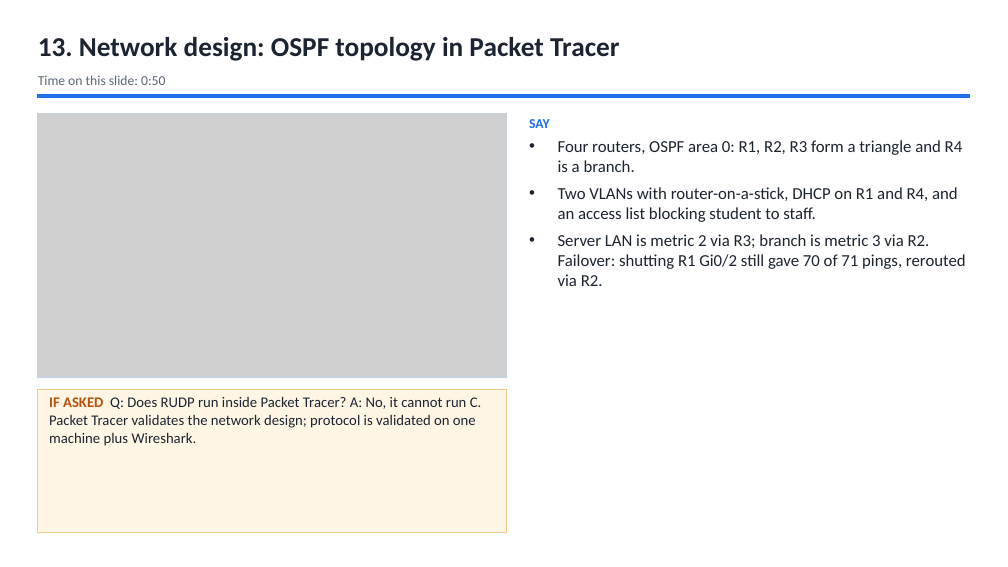
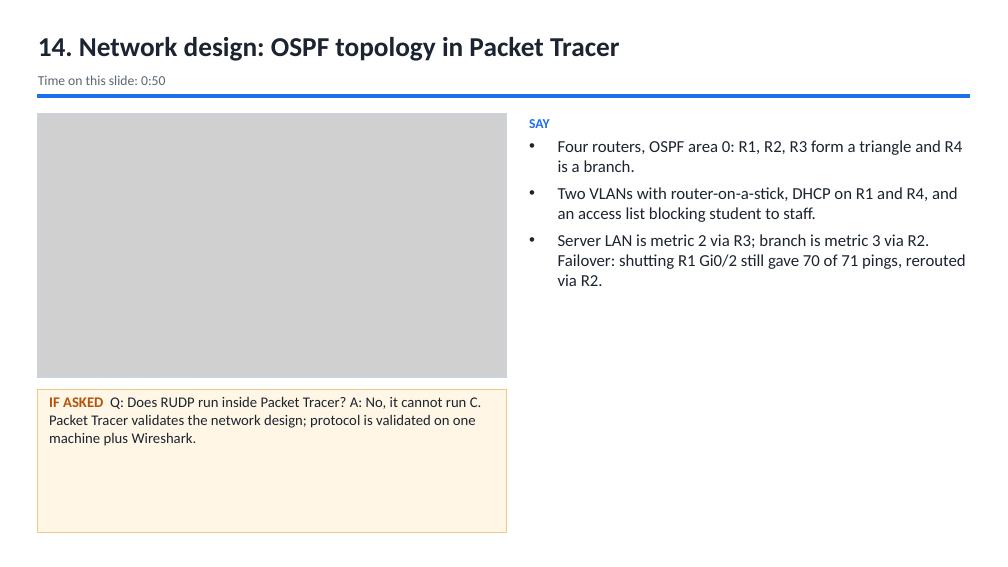
Before and after one commit to Capsturrrr/REPLIC, a slide deck: slide 16 of docs/final/RUDP_Host_Guide.pptx (slide 15 before the commit). Drawn at 1008x567 pixels with LibreOffice and Linux fonts; fonts in the diff are those of the drawing; grey boxes stand for pictures. Boxes give left, top, right and bottom in pixels: in the first picture for what was removed or moved away, otherwise in the second. Text is boxed around its words. In the diff, an @@ line names an element or a change of style, - is before the commit and + after.

```diff
--- a/docs/final/RUDP_Host_Guide.pptx
+++ b/docs/final/RUDP_Host_Guide.pptx
@@ text at [38, 37, 620, 61]: text changed @@
-13. Network design: OSPF topology in Packet Tracer
+14. Network design: OSPF topology in Packet Tracer
```
Also in this commit, not shown: 38 other slides changed, 1 slide added, 6 other files.
